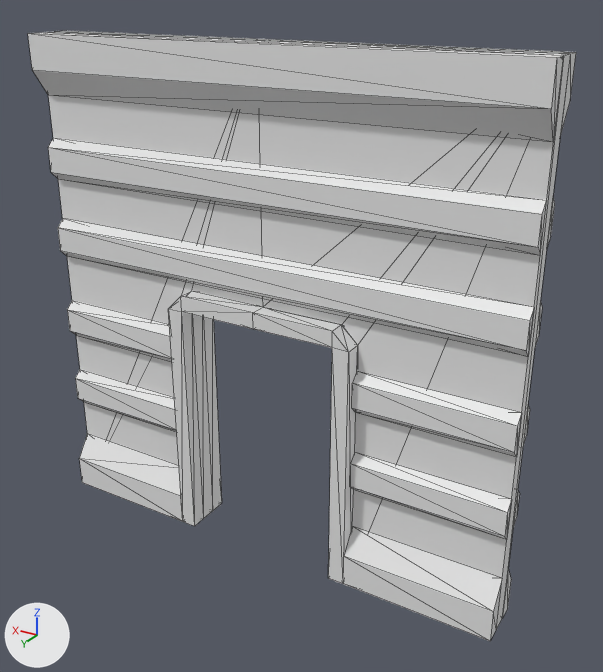
One commit to the glTF model SpaceHorrorGame/assets/Walls/Small/Small_Doorway_Interior_1.gltf: the scene before it, then after it.
Before and after are seen from a 50 mm camera at (-4.86, 11.26, 6.59) aimed at (-0.36, 3.76, 2.84). The lights are fixed; the arrows at lower left show +X, +Y and +Z. Mesh edges are drawn as thin lines. Where no turn or scale is listed for an object, it has been applied to the vertices. Vertices at the same position are counted once.

Objects in the first picture: 'Door_Frame', 'Door_Wall', 'Doorway_Interior', 'Small_Interior'.
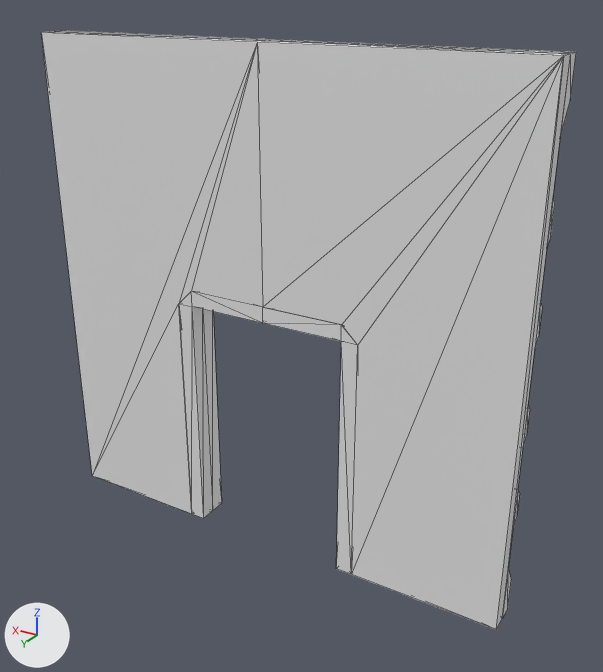
The newer file is also turned or shifted as a whole; pictures and numbers use the older file's frame.

Where the change shows, as pixel boxes (x1, y1, x2, y2) in the pictures (603 x 672 px):
'Small_Interior', reshaped
    before: (48, 138, 555, 540)
    after: (513, 198, 555, 528)
'Doorway_Interior', reshaped
    before: (28, 31, 576, 641)
    after: (56, 31, 576, 618)
'Door_Frame', reshaped
    before: (168, 291, 358, 584)
    after: (179, 291, 358, 574)
part 1 of me_cube_052, deleted
    before: (28, 33, 564, 142)
part 2 of me_cube_052, deleted
    before: (79, 433, 183, 522)
part 3 of me_cube_052, deleted
    before: (343, 526, 502, 641)
part 5 of me_cube_045, deleted
    before: (48, 138, 547, 540)

Edits to the bpy script that builds the scene:
```text
Change me_cube_052:
    where me_cube_052.from_pydata(...)  # 48 vertices, 72 faces; spans x -3.0..3.0, y 3.6..4.2, z -3.0..3.0
    used by ob_doorway_interior; location = (0.0, 0.0, 3.0)
    me_cube_052 part 1: the loose piece of 8 vertices spanning x -3.0..3.0, y 4.0..4.2, z 2.3..3.0 is deleted
    me_cube_052 part 2: the loose piece of 8 vertices spanning x 1.2..3.0, y 4.0..4.2, z -3.0..-2.3 is deleted
    me_cube_052 part 3: the loose piece of 8 vertices spanning x -3.0..-1.2, y 4.0..4.2, z -3.0..-2.3 is deleted
Change me_cube_007:
    used by ob_door_frame; location = (0.0, 1.0, 0.0)
    remove me_cube_007.from_pydata(...)  # 48 vertices, 114 faces; spans x -1.2..1.2, y 2.6..3.2, z 0.0..3.2
    add me_cube_007.from_pydata(...)  # 36 vertices, 88 faces; spans x -1.2..1.2, y 2.6..3.0, z 0.0..3.2
    me_cube_007 part 4
    12 vertices are removed from x -1.2..1.2, y 3.2, z 0.0..3.2
    36 faces are deleted
    10 new faces join them
Change me_cube_045:
    used by ob_small_interior; location = (0.0, 0.0, 0.0)
    remove me_cube_045.from_pydata(...)  # 96 vertices, 144 faces; spans x -3.0..3.0, y 3.7..4.1, z 1.2..4.8
    add me_cube_045.from_pydata(...)  # 48 vertices, 72 faces; spans x -3.0..3.0, y 3.7..3.8, z 1.2..4.8
    me_cube_045 part 5: 6 loose pieces with 48 vertices, spanning x -3.0..3.0, y 4.0..4.1, z 1.2..4.8, are deleted
```
